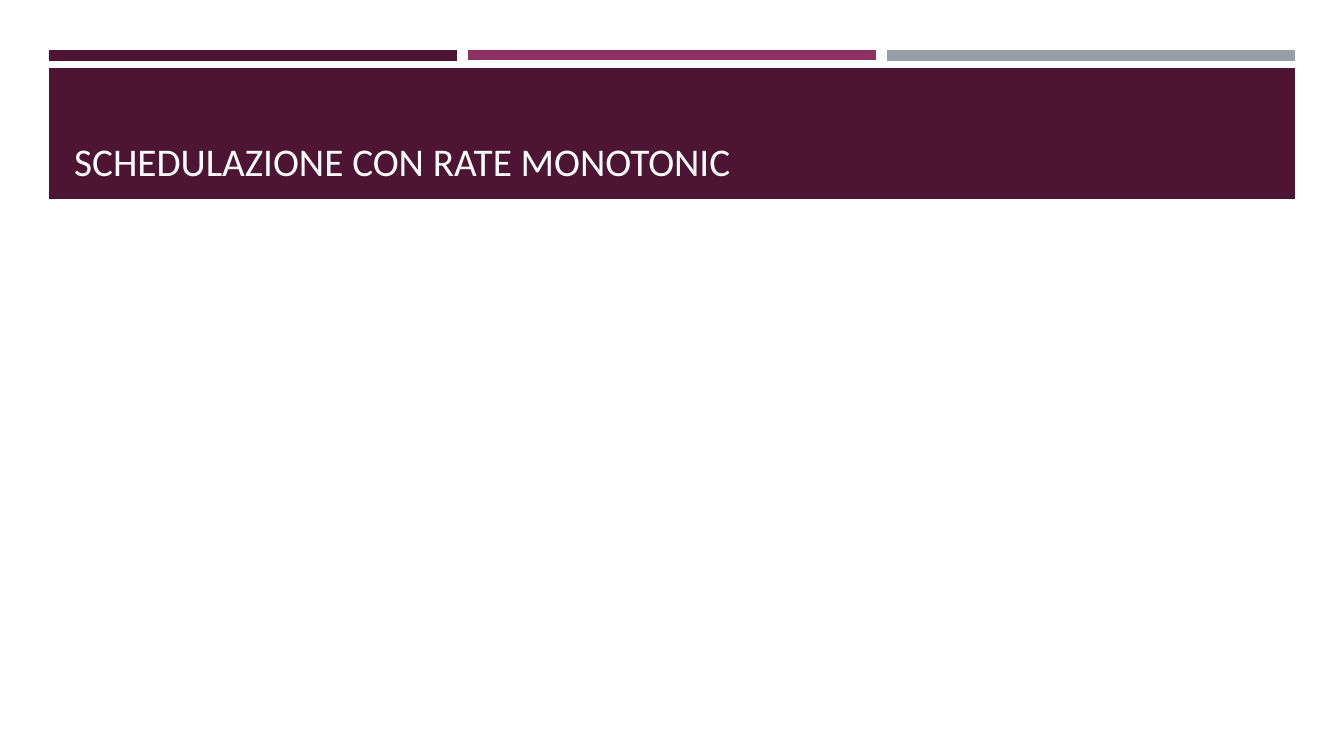
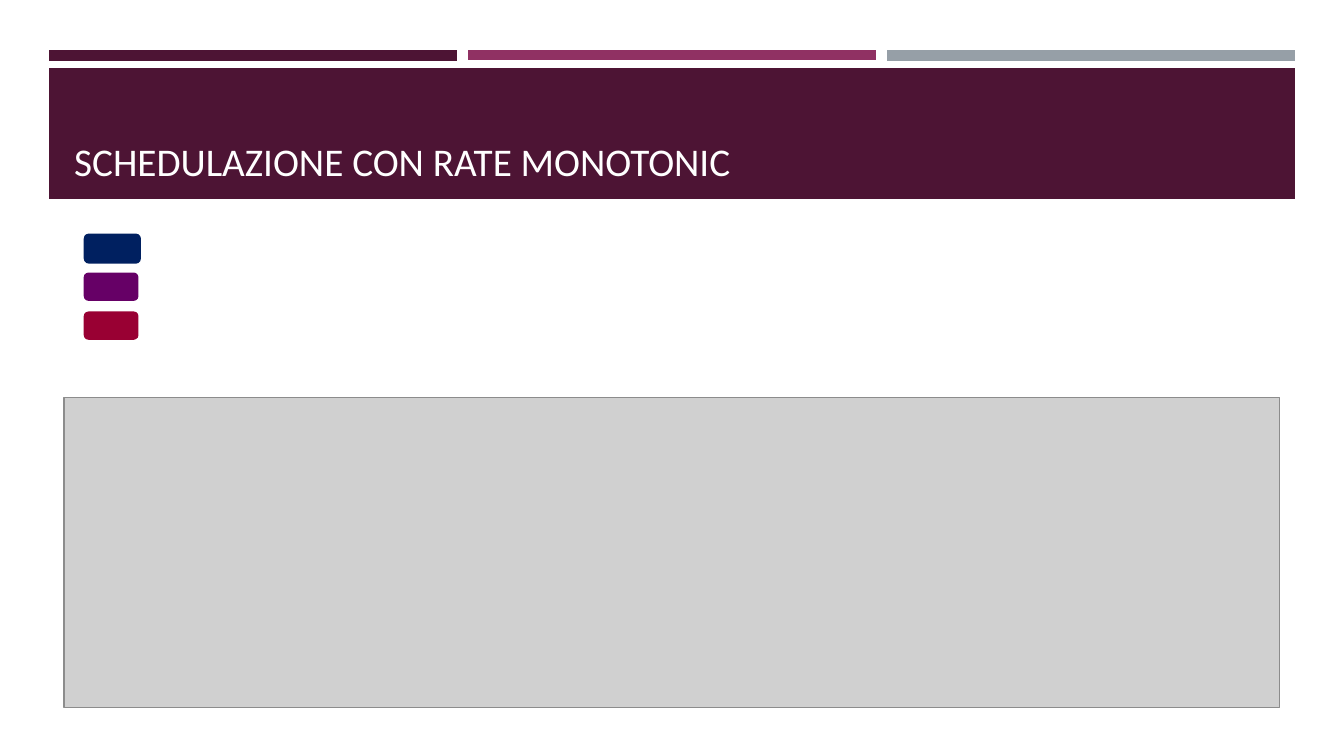
Before and after one commit to ivochan/SchedulingExercise, a slide deck: slide 42 of Algoritmi di scheduling real-time.odp. Drawn at 1344x756 pixels with LibreOffice and Linux fonts; fonts in the diff are those of the drawing; grey boxes stand for pictures. Boxes give left, top, right and bottom in pixels: in the first picture for what was removed or moved away, otherwise in the second. Text is boxed around its words. In the diff, an @@ line names an element or a change of style, - is before the commit and + after.

```diff
--- a/Algoritmi di scheduling real-time.odp
+++ b/Algoritmi di scheduling real-time.odp
@@ freeform shape added at [84, 234, 141, 264], fill #002060 @@
@@ freeform shape added at [84, 272, 138, 300], fill #660066 @@
@@ freeform shape added at [84, 312, 138, 340], fill #990033 @@
@@ picture added at [65, 397, 1280, 707] @@
```
Also in this commit, not shown: 6 other slides changed, 5 slides added, 1 slide removed, 7 other files.
